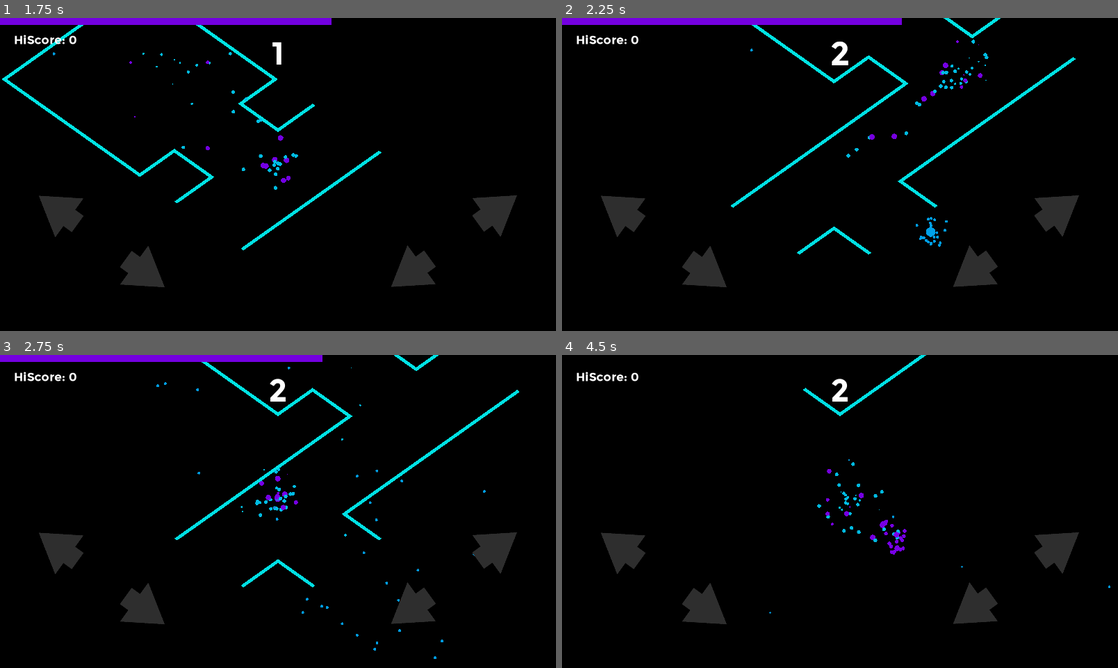
Above: before the commit, frames 1-4 (two rows, left to right).
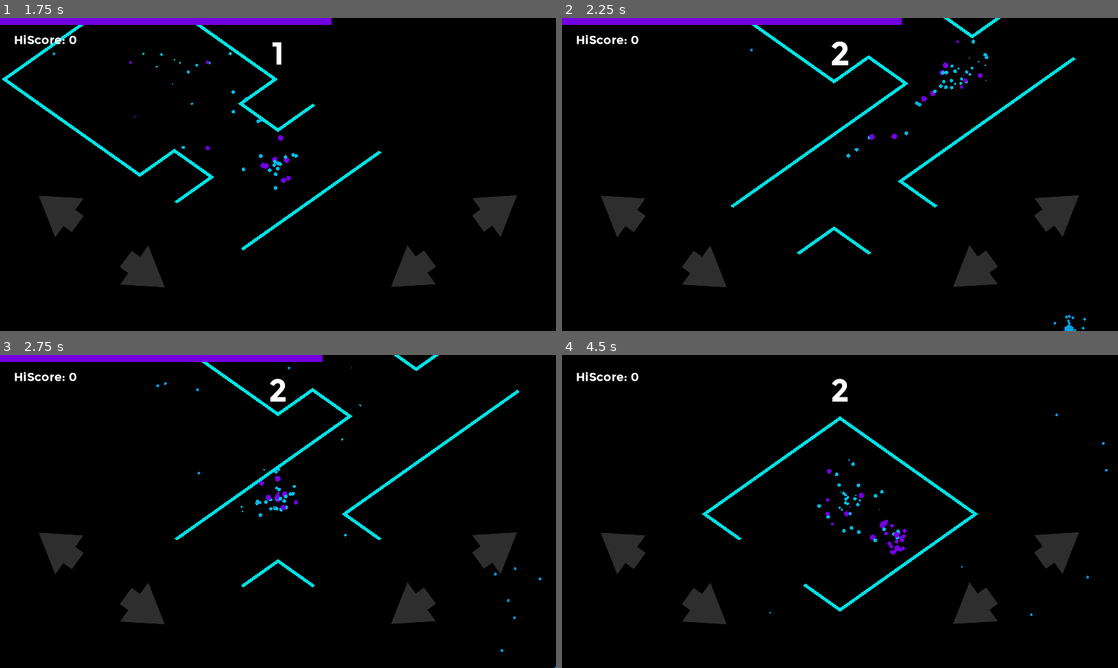
Above: after the commit, the same moments.

Repository: Pomoc48/iso-game
Game: Godot game, scene res://scenes/Level.tscn
Two runs of this game, one before a commit and one after it. Both use one fixed random seed, a clock stepped at 60 frames per second and the inputs below.
Inputs (mouse positions are in pixels of both pictures, inside the frame that each line leads up to):
- Up to frame 1 (1.75 s): click (55, 208) at 0.5 s; click (144, 274) at 1.25 s
- Up to frame 2 (2.25 s): click (973, 274) at 2 s
- Up to frame 3 (2.75 s): no input
- Up to frame 4 (4.5 s): click (1062, 549) at 2.75 s; click (617, 545) at 3.5 s; click (706, 611) at 4.25 s

Frame 1 is identical in both runs. In frame 2, 0.2% of the frame differs, in the area x 63-95%, y 63-100%; in frame 3, 0.1%; in frame 4, 1.4%, in the area x 25-99%, y 0-84%.

Commit message:
Fix player position updating late

Diff:
--- a/scripts/PlatformSpace.gd
+++ b/scripts/PlatformSpace.gd
@@ -42,7 +42,7 @@
 
 func _on_timer_timeout(timer):
 	remove_child(timer)
-	_place("Start")
+	_place("Start", true)
 
 	_history = 4
 	_total = 1
@@ -62,13 +62,20 @@
 	return types[3]
 
 
-func _place(type):
+func _place(type, override_position = false):
 	var platform_path = "res://scenes/platforms/"+type+".tscn"
 
 	var platform_block = load(platform_path) as PackedScene
 	var block_instance = platform_block.instantiate() as Node3D
 
-	block_instance.position = Globals.get_future_position()
+	if override_position:
+		var new_position = Globals.player_position
+		new_position.y = 0
+
+		block_instance.position = new_position
+	else:
+		block_instance.position = Globals.get_future_position()
+
 	add_child(block_instance)
 
 
--- a/scripts/Player.gd
+++ b/scripts/Player.gd
@@ -18,8 +18,6 @@
 
 
 func animate_movement():
-	Globals.player_position = self.position
-
 	var my_position = Globals.get_future_position()
 	my_position.y = 2
 
@@ -28,7 +26,12 @@
 	var tween = self.create_tween()
 	tween.set_trans(Tween.TRANS_SINE)
 	tween.tween_property(self, "position", my_position, speed)
-	tween.tween_callback(func(): Globals.player_can_move = true)
+	tween.tween_callback(_movement_callback)
+
+
+func _movement_callback():
+	Globals.player_can_move = true
+	Globals.player_position = position
 
 
 func update_color():
